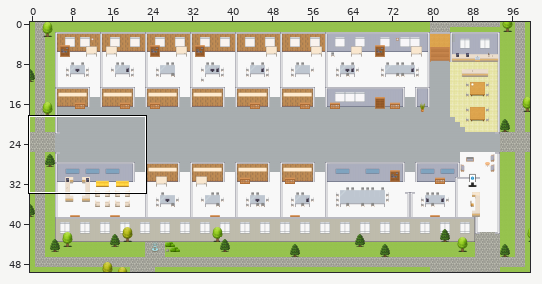
One commit to this Tiled map (JSON): maps/PH-Customer-Engagement-Platform-Data-Foundation-Visualization.tmj. The first picture is a wide view before the edit; the outline marks the close-up.
Close-up. Old version:
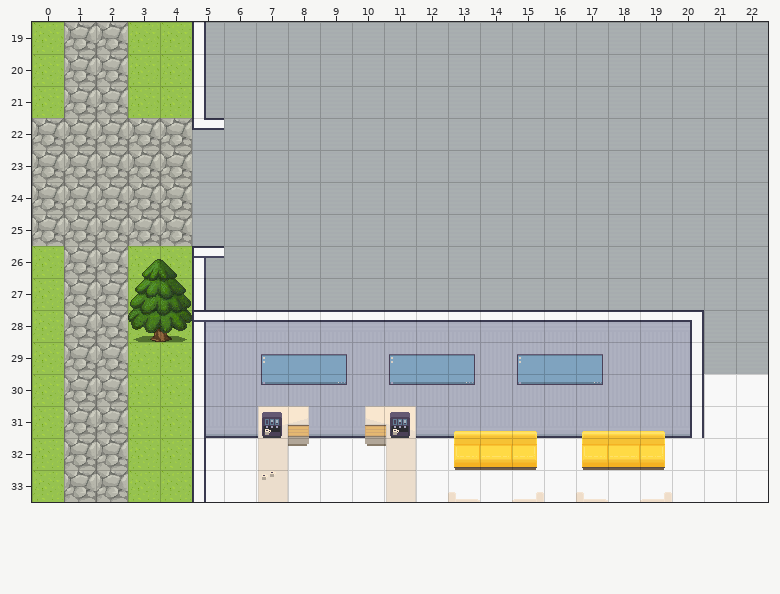
Cells are 32x32 px. Shown: x 0..22, y 19..33. The commit also changed other parts of the map, which this record leaves out.
Once edited:
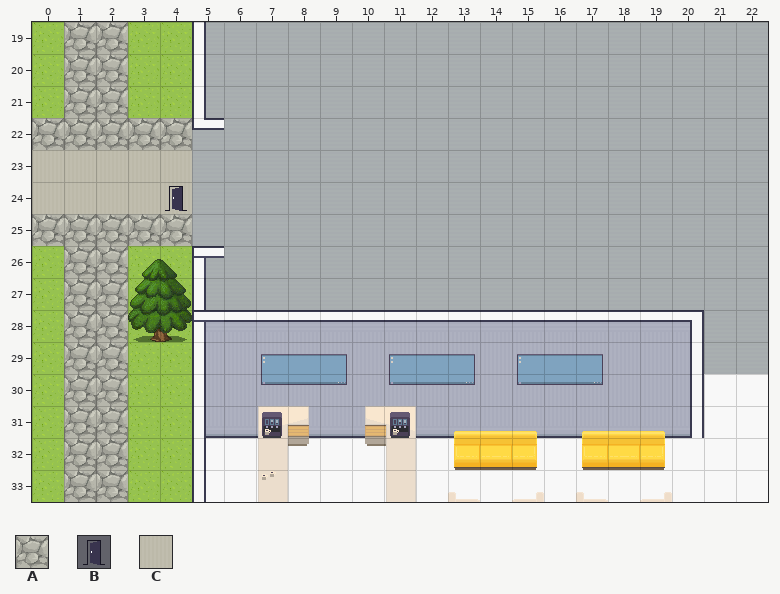
Key: from "Exterior": A 638; from "User_Zones": B 65; from "room2": C 328.
_ is an empty cell.
What changed:
Layer "outside":
Tile A becomes tile C in rows 23 to 24 at x 0 to 4.
Layer "zones":
The author put tile B in row 24 at x 4.
Where, in picture pixels (left, top, right, bottom), the same in both close-ups:
changed: (32, 150, 192, 214)
